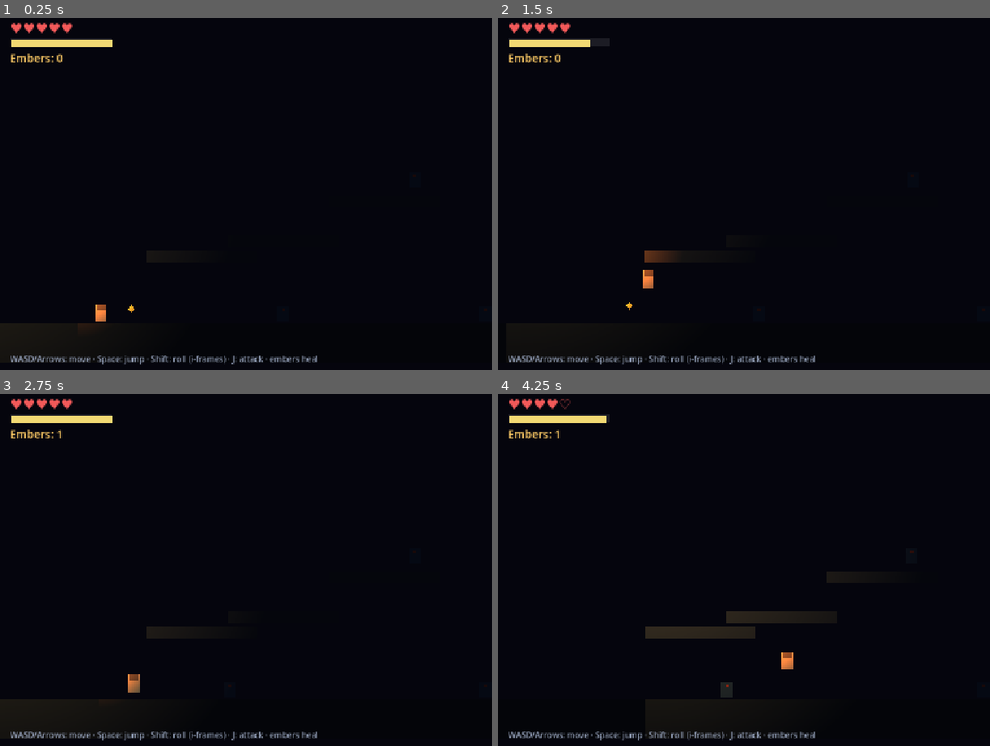
Above: before the commit, frames 1-4 (two rows, left to right).
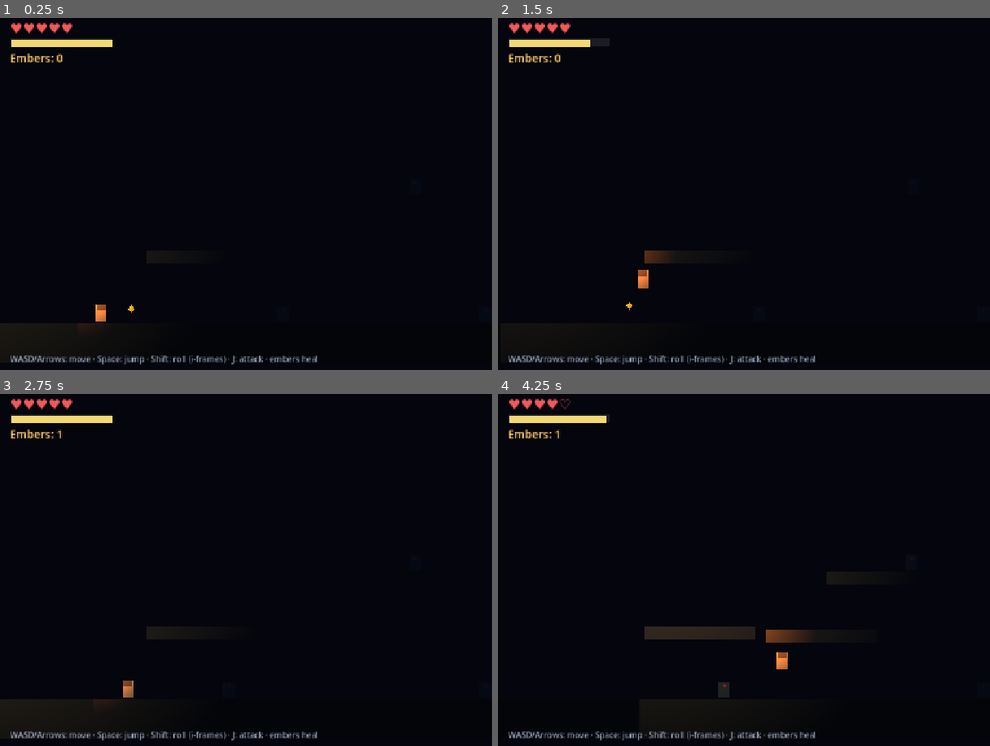
Above: after the commit, the same moments.

Repository: hugoborgplotnikov-boop/the-last-beacon
Game: Godot game, scene res://scenes/world.tscn
The game is run twice, just before and just after one commit, with the same random seed, the same clock (stepped at 60 frames per second) and the same inputs.
Inputs:
- Up to frame 1 (0.25 s): no input
- Up to frame 2 (1.5 s): tap Enter at 0.5 s; hold D (move_right) from 0.53 s (still down); tap Space (jump) at 0.6, 0.77, 1.07 s; tap J (attack) at 1.35 s
- Up to frame 3 (2.75 s): tap Space (jump) at 1.52, 1.55, 1.82, 2.3 s; release D (move_right) at 2.03 s; hold A (move_left) from 2.03 s (still down); tap Shift (roll) at 2.1 s
- Up to frame 4 (4.25 s): release A (move_left) at 2.78 s; hold D (move_right) from 2.78 s (still down); tap Space (jump) at 2.85, 3.02, 3.32, 3.77, 3.8, 4.07 s; tap J (attack) at 3.6 s

The runs differ from the first frame. In frame 2, 0.2% of the frame differs, in the area x 28-36%, y 69-77%; in frame 3, 0.2%; in frame 4, 1.2%, in the area x 29-85%, y 44-87%.

Commit message:
fix: platform recipe (collision vs visual mismatch) + test_platforms; Platform3 placed at (640,495)
- collision boxes were offset 13px above the visual blocks on all platforms
  (invisible lip -> jumps landed short); shapes now match visuals exactly
- Platform3 final spot: floor-reachable within the double-jump arc (rise
  138px vs 153px arc), clear of Platform1, chains floor -> P3 -> P2 -> grunt
- new deterministic test_platforms: overlap, arena, collision/visual
  consistency, and reachability math on live scene values

Diff:
--- a/dev/TheLastBeacon/scenes/world.tscn
+++ b/dev/TheLastBeacon/scenes/world.tscn
@@ -54,34 +54,34 @@
 position = Vector2(400, 490)
 
 [node name="CollisionShape2D" type="CollisionShape2D" parent="Platform1" unique_id=1152427127]
-position = Vector2(0, -13)
+position = Vector2(0, 0)
 shape = SubResource("Rect_platform")
 
 [node name="Visual" type="Polygon2D" parent="Platform1" unique_id=1196307632]
 color = Color(0.2, 0.21, 0.26, 1)
-polygon = PackedVector2Array(-110, -13, 110, -13, 110, 10, -110, 10)
+polygon = PackedVector2Array(-110, -13, 110, -13, 110, 13, -110, 13)
 
 [node name="Platform3" type="StaticBody2D" parent="." unique_id=674512536]
-position = Vector2(560, 460)
+position = Vector2(640, 495)
 
 [node name="CollisionShape2D" type="CollisionShape2D" parent="Platform3" unique_id=1884591622]
-position = Vector2(0, -13)
+position = Vector2(0, 0)
 shape = SubResource("Rect_platform")
 
 [node name="Visual" type="Polygon2D" parent="Platform3" unique_id=1146572441]
 color = Color(0.2, 0.21, 0.26, 1)
-polygon = PackedVector2Array(-110, -13, 110, -13, 110, 10, -110, 10)
+polygon = PackedVector2Array(-110, -13, 110, -13, 110, 13, -110, 13)
 
 [node name="Platform2" type="StaticBody2D" parent="." unique_id=921552657]
 position = Vector2(760, 380)
 
 [node name="CollisionShape2D" type="CollisionShape2D" parent="Platform2" unique_id=685155104]
-position = Vector2(0, -13)
+position = Vector2(0, 0)
 shape = SubResource("Rect_platform")
 
 [node name="Visual" type="Polygon2D" parent="Platform2" unique_id=333194278]
 color = Color(0.2, 0.21, 0.26, 1)
-polygon = PackedVector2Array(-110, -13, 110, -13, 110, 10, -110, 10)
+polygon = PackedVector2Array(-110, -13, 110, -13, 110, 13, -110, 13)
 
 [node name="Player" parent="." unique_id=80702649 instance=ExtResource("2")]
 position = Vector2(200, 603)
--- /dev/null
+++ b/dev/TheLastBeacon/tests/test_platforms.gd
@@ -0,0 +1,68 @@
+extends SceneTree
+## test_platforms.gd — level geometry sanity (deterministic, no input
+## simulation): platforms don't overlap, are inside the arena, their collision
+## matches their visuals, and Platform3 is floor-reachable within the keeper's
+## double-jump arc. (The jump arc itself is exercised in test_movement.)
+
+const HARNESS = preload("res://tests/harness.gd")
+
+var frames := 0
+var h: RefCounted
+var world: Node2D
+var player: CharacterBody2D
+var p1: Node2D
+var p3: Node2D
+
+
+func _initialize() -> void:
+	h = HARNESS.new("platforms")
+	var world_scene: PackedScene = load("res://scenes/world.tscn")
+	world = world_scene.instantiate()
+	root.add_child(world)
+	player = world.get_node("Player")
+	p1 = world.get_node("Platform1")
+	p3 = world.get_node("Platform3")
+	print("TEST platforms: Platform1 at ", p1.position, "  Platform3 at ", p3.position)
+
+
+func platform_top(p: Node2D) -> float:
+	var shape_node: CollisionShape2D = p.get_node("CollisionShape2D")
+	var rect := shape_node.shape as RectangleShape2D
+	return p.position.y + shape_node.position.y - rect.size.y / 2.0
+
+
+func _physics_process(_delta: float) -> bool:
+	frames += 1
+	if frames == 5:
+		# Geometry: no overlap, inside the arena.
+		var p3_rect := Rect2(p3.position - Vector2(110, 13), Vector2(220, 26))
+		var p1_rect := Rect2(p1.position - Vector2(110, 13), Vector2(220, 26))
+		h.check(not p3_rect.intersects(p1_rect), "Platform3 does not overlap Platform1")
+		h.check(p3.position.x > 110.0 and p3.position.x < 1170.0, "Platform3 inside the arena")
+
+		# Recipe: collision must match the visual (regression for the offset bug).
+		var visual: Polygon2D = p3.get_node("Visual")
+		var collision_top := platform_top(p3)
+		var visual_top := p3.position.y + visual.polygon[0].y
+		h.check(absf(collision_top - visual_top) < 0.5,
+			"collision top matches the visual top (%.1f vs %.1f)" % [collision_top, visual_top])
+
+		# Reachability: the floor-to-platform rise must fit the double-jump
+		# arc with at least 10px of margin.
+		var floor_shape: CollisionShape2D = world.get_node("Floor/CollisionShape2D")
+		var floor_rect := floor_shape.shape as RectangleShape2D
+		var floor_top := floor_shape.global_position.y - floor_rect.size.y / 2.0
+		var player_shape: CollisionShape2D = player.get_node("CollisionShape2D")
+		var player_rect := player_shape.shape as RectangleShape2D
+		var feet_offset := player_shape.position.y + player_rect.size.y / 2.0
+		var rest_origin := floor_top - feet_offset
+		var land_origin := collision_top - feet_offset
+		var rise_needed := rest_origin - land_origin
+		var max_rise: float = (player.jump_velocity * player.jump_velocity \
+			+ player.double_jump_velocity * player.double_jump_velocity) \
+			/ (2.0 * player.gravity)
+		h.check(rise_needed <= max_rise - 10.0,
+			"Platform3 floor-reachable with margin (needs %.0fpx, arc %.0fpx)"
+			% [rise_needed, max_rise])
+		quit(0 if h.summary() else 1)
+	return false
